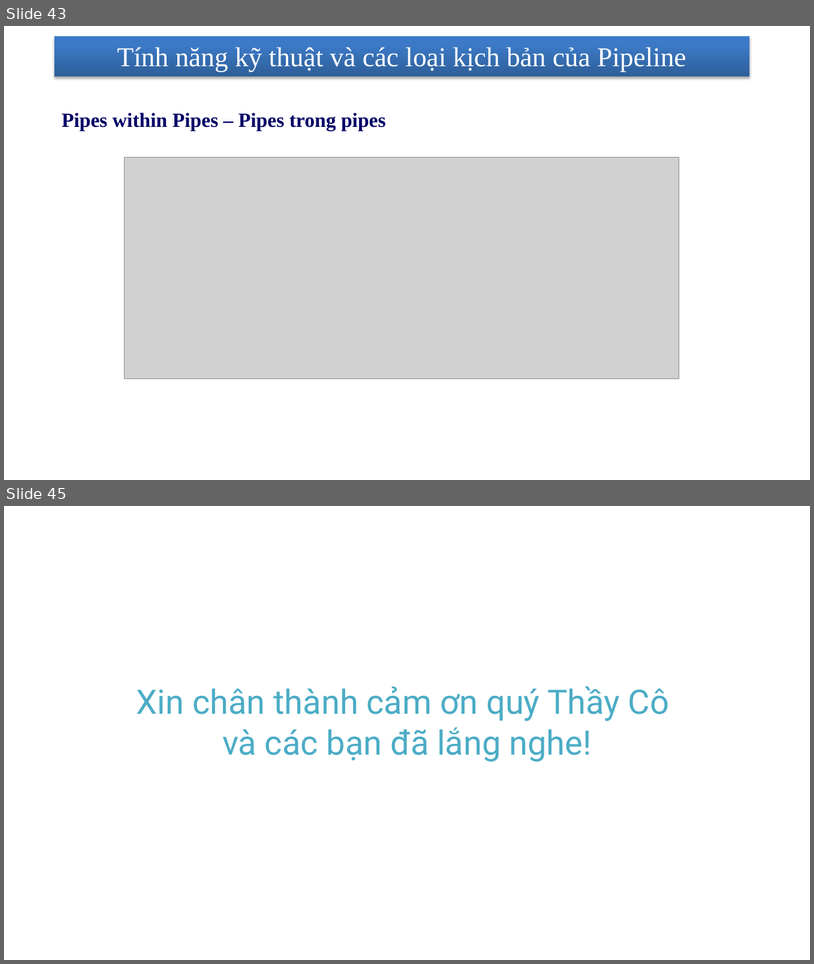
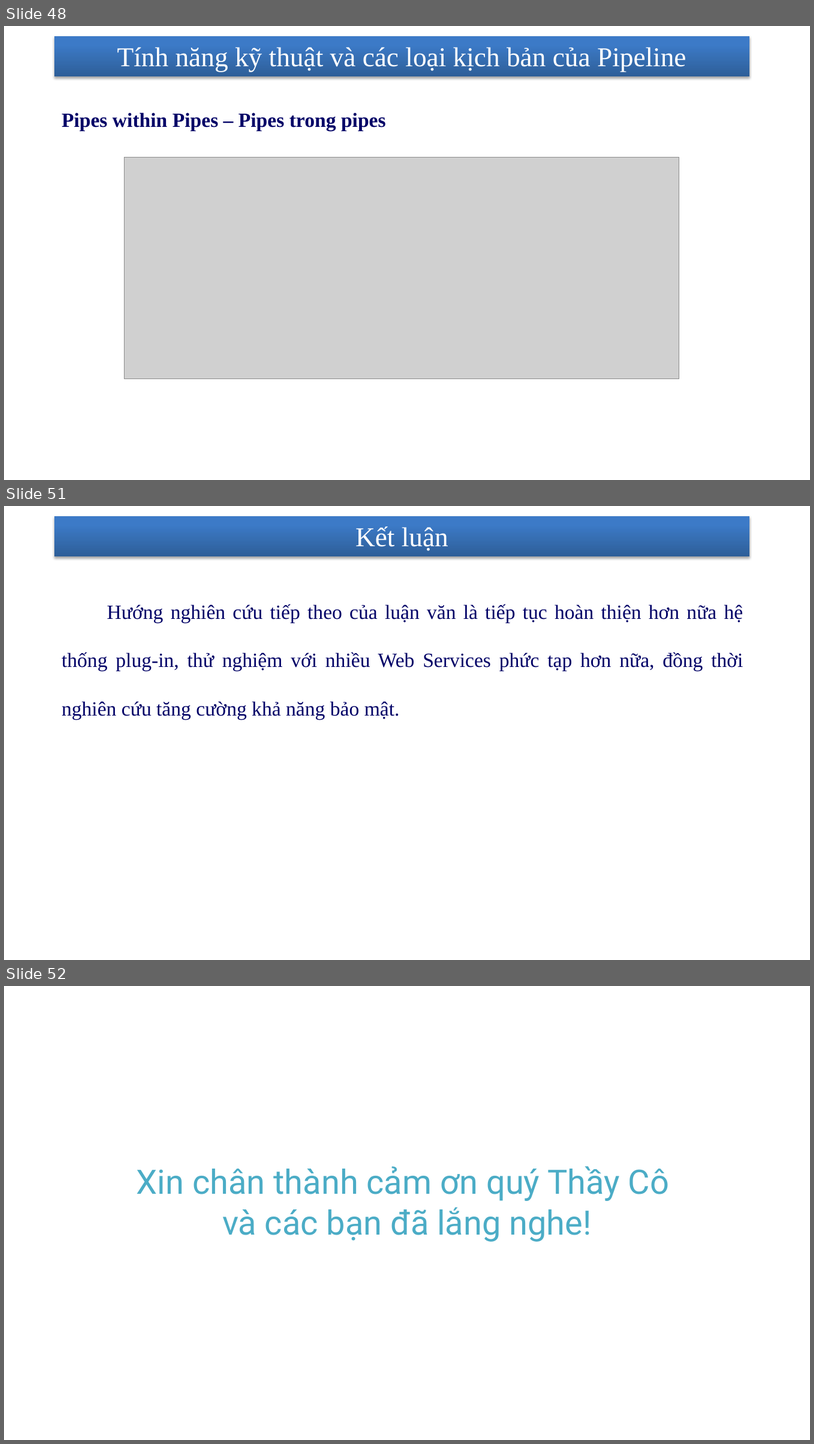
Before and after one commit to nhanhnt/LUANVAN, a slide deck: WORD/luanvan_nhanhnt_ver5.pptx. Shown one above the other, each under a label of ours: slides 43 and 45 before the commit, slides 48, 51 and 52 after it; the slides between them are not shown. The pictures are 814x964 and 814x1444 pixels, drawn with LibreOffice and Linux fonts; fonts in the diff are those of the drawing; grey boxes stand for pictures; background and template pictures are left out. Boxes give left, top, right and bottom in pixels: in the first picture for what was removed or moved away, otherwise in the second. Text is boxed around its words. In the diff, an @@ line names an element or a change of style, - is before the commit and + after.

```diff
--- a/WORD/luanvan_nhanhnt_ver5.pptx
+++ b/WORD/luanvan_nhanhnt_ver5.pptx
@@ slide 51 added at [4, 506, 810, 960], background picture (left out); not listed: 1 template element that a slide beside it also shows @@
@@ title added at [356, 526, 449, 551], 32.4 pt, text #FFFFFF @@
+Kết luận
@@ text added at [62, 604, 744, 720], 24 pt, text #000066 @@
+    Hướng nghiên cứu tiếp theo của luận văn là tiếp tục hoàn thiện hơn nữa hệ thống plug-in, thử nghiệm với nhiều Web Services phức tạp hơn nữa, đồng thời nghiên cứu tăng cường khả năng bảo mật.
@@ page number added at [553, 928, 741, 952], 14 pt, text #FFFFFF @@
+51
@@ what was slide 43 is now slide 48 @@
@@ what was slide 45 is now slide 52 @@
```
Also in this commit, not shown: 4 slides changed, 8 other slides added, 1 slide removed.
